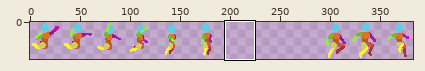
One commit to this sprite sheet: Assets/Characters/jump sprite-Sheet.png. The first picture is a wide view before the edit; the outline marks the close-up.
Close-up. Earlier state:
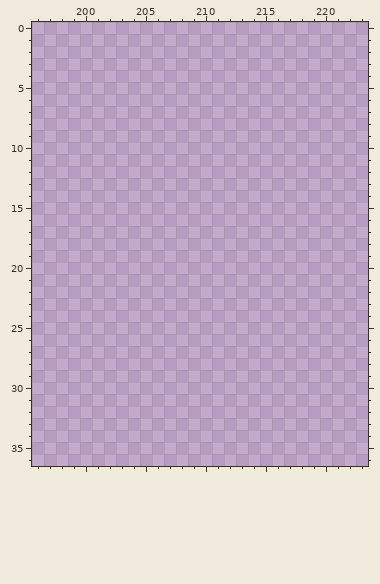
The file is 384x37 pixels. Shown: x 196..223, y 0..36. The old version is drawn lined up with the new one. The wide view leaves out empty margins.
Palette (. is transparent): 
The result:
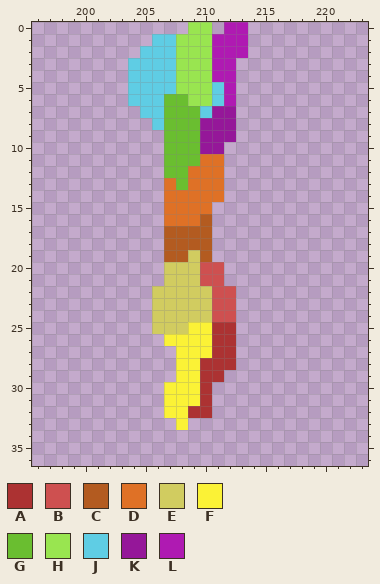
Colours new in this view: A #ac3232  B #ce5050  C #b35b20  D #df7126  E #d1cc60  F #fbf236  G #6abe30  H #99e550  J #5fcde4  K #951799  L #af1ab2
Difference:
drawings rearranged on the sheet (the old picture shows each at its new place; 6 dropped ones are not shown)
The edit adds colour A in rows 25 to 27 at x 211 to 212; in row 28 at x 210 to 212; in row 29 at x 210 to 211; in rows 30 to 31 at x 210; in row 32 at x 209 to 210.
The edit adds colour B in rows 20 to 21 at x 210 to 211; in rows 22 to 24 at x 211 to 212.
The edit adds colour C in row 16 at x 210; in rows 17 to 18 at x 207 to 210; in row 19 at x 207 to 208 and 210.
The edit adds colour D in row 11 at x 210 to 211; in row 12 at x 209 to 211; in row 13 at x 207 and 209 to 211; in row 14 at x 207 to 211; in row 15 at x 207 to 210; in row 16 at x 207 to 209.
The edit adds colour E in row 19 at x 209; in rows 20 to 21 at x 207 to 209; in rows 22 to 24 at x 206 to 210; in row 25 at x 206 to 208.
The edit adds colour F in row 25 at x 209 to 210; in row 26 at x 207 to 210; in row 27 at x 208 to 210; in rows 28 to 29 at x 208 to 209; in rows 30 to 31 at x 207 to 209; in row 32 at x 207 to 208.
The edit adds colour F in row 33 at x 208.
The edit adds colour G in row 6 at x 207 to 208; in rows 7 to 11 at x 207 to 209; in row 12 at x 207 to 208; in row 13 at x 208.
The edit adds colour H in row 0 at x 209 to 210; in rows 1 to 5 at x 208 to 210; in row 6 at x 209 to 210.
The edit adds colour J in row 1 at x 206 to 207; in row 2 at x 205 to 207; in rows 3 to 4 at x 204 to 207; in row 5 at x 204 to 207 and 211; in row 6 at x 204 to 206 and 211; in row 7 at x 205 to 206 and 210.
The edit adds colour J in row 8 at x 206.
The edit adds colour K in row 7 at x 211 to 212; in rows 8 to 9 at x 210 to 212; in row 10 at x 210 to 211.
The edit adds colour L in row 0 at x 212 to 213; in rows 1 to 2 at x 211 to 213; in rows 3 to 4 at x 211 to 212; in rows 5 to 6 at x 212.
Boxes around the changes in both close-ups, in picture pixels (x1, y1, x2, y2):
added: (128, 22, 248, 430)
